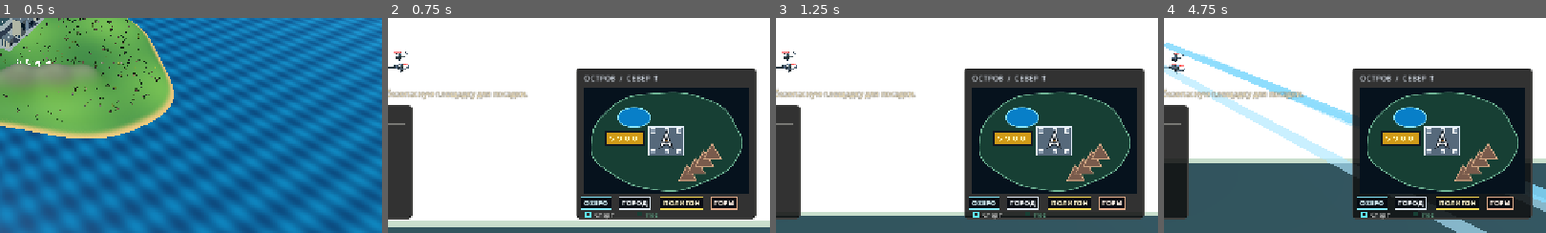
Above: before the commit, frames 1-4 (left to right).
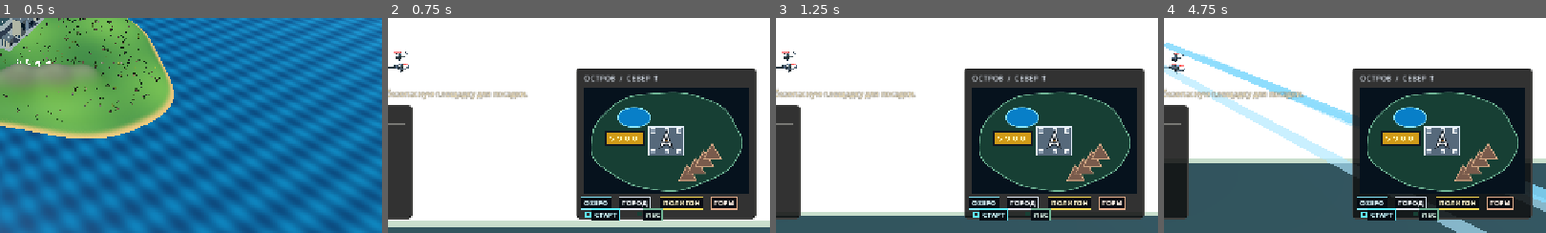
Above: after the commit, the same moments.

Repository: Melkor-code/infoteh
Game: Godot game, scene res://scenes/main.tscn
Same seed, same stepped clock (60 frames per second), same inputs: the game is played once before the commit and once after it.
Inputs (mouse positions are % of the whole screen's width and height, from its top left):
- Up to frame 1 (0.5 s): no input
- Up to frame 2 (0.75 s): click "Начать полёт" at 0.5 s
- Up to frame 3 (1.25 s): no input
- Up to frame 4 (4.75 s): click "Ветер" at 1.25 s; click "Тяга" at 2 s; tap Enter at 2.75 s; move the mouse to (72, 45) at 2.77 s; hold D 2.78-3.5 s; tap P at 2.85 s; click (72, 45) at 2.92 s; drag from (30, 55) to (45, 70) at 3.52 s; move the mouse to (60, 28) at 4.27 s; hold D from 4.28 s (still down); tap F at 4.35 s
The pictures show only the part of the screen within x 50-100%, y 50-100%; the shares and areas given below are measured in that part.

Frame 1 is identical in both runs. In frame 2, 0.7% of the frame differs, in the area x 53-72%, y 88-95%; in frame 3, 0.7%; in frame 4, 0.6%.

Commit message:
Refresh time controls and wind event logging

Diff:
--- a/scripts/app.gd
+++ b/scripts/app.gd
@@ -209,6 +209,7 @@
 
 
 func _process(_delta: float) -> void:
+	_refresh_time_labels()
 	if paused:
 		flight_panel.hide()
 		return
@@ -1270,6 +1271,8 @@
 	slider.value_changed.connect(func(value: float) -> void:
 		wind_speed = value
 		_refresh_wind_labels()
+		if flying:
+			_log("Изменение ветра: %.0f м/с, направление %s" % [wind_speed, _wind_from_name()])
 	)
 	wind_sliders.append(slider)
 	box.add_child(slider)
@@ -1291,6 +1294,8 @@
 	picker.item_selected.connect(func(index: int) -> void:
 		wind_from = index
 		_refresh_wind_dirs()
+		if flying:
+			_log("Изменение ветра: %.0f м/с, направление %s" % [wind_speed, _wind_from_name()])
 	)
 	wind_pickers.append(picker)
 	return picker
@@ -1312,6 +1317,19 @@
 	for slider in wind_sliders:
 		if absf(slider.value - wind_speed) > 0.01:
 			slider.set_value_no_signal(wind_speed)
+
+
+func _refresh_time_labels() -> void:
+	if day_night == null:
+		return
+	var text := day_night.clock_text()
+	for clock in clock_labels:
+		clock.text = text
+	for slider in hour_sliders:
+		if absf(slider.value - day_night.hour) > 0.01:
+			slider.set_value_no_signal(day_night.hour)
+	for button in cycle_buttons:
+		button.set_pressed_no_signal(day_night.cycling)
 
 
 func _toggle_button(text: String, tip: String) -> Button:
@@ -1387,7 +1405,10 @@
 	slider.step = 0.25
 	slider.value = day_night.hour if day_night != null else 12.0
 	slider.custom_minimum_size = Vector2(150, 16)
-	slider.value_changed.connect(func(value: float) -> void: day_night.hour = value)
+	slider.value_changed.connect(func(value: float) -> void:
+		day_night.hour = value
+		_refresh_time_labels()
+	)
 	hour_sliders.append(slider)
 	row.add_child(slider)
 	var clock := Label.new()
@@ -1407,7 +1428,10 @@
 		var button := Button.new()
 		button.text = pair[0]
 		button.focus_mode = Control.FOCUS_NONE
-		button.pressed.connect(func() -> void: day_night.hour = pair[1])
+		button.pressed.connect(func() -> void:
+			day_night.hour = pair[1]
+			_refresh_time_labels()
+		)
 		quick.add_child(button)
 	box.add_child(quick)
 	return box
--- a/scripts/interface_hud.gd
+++ b/scripts/interface_hud.gd
@@ -128,9 +128,9 @@
 	draw_polyline(arrow, Color.WHITE, 2 * s, true)
 	var legend := rect.position + Vector2(12, 250) * s
 	draw_rect(Rect2(legend + Vector2(4, -9) * s, Vector2(8, 8) * s), Color("#5fefff"), false, 2 * s)
-	_text("Старт", legend + Vector2(18, 0) * s, int(11 * s))
 	draw_rect(Rect2(legend + Vector2(90, -9) * s, Vector2(8, 8) * s), Color("#173f34"))
-	_text("Лес", legend + Vector2(104, 0) * s, int(11 * s), Color("#70b596"))
+	_map_label("СТАРТ", legend + Vector2(18, 0) * s, Color("#5fefff"), s)
+	_map_label("ЛЕС", legend + Vector2(104, 0) * s, Color("#70b596"), s)
 
 func _draw_osd(view: Vector2, s: float) -> void:
 	var center := view * 0.5
